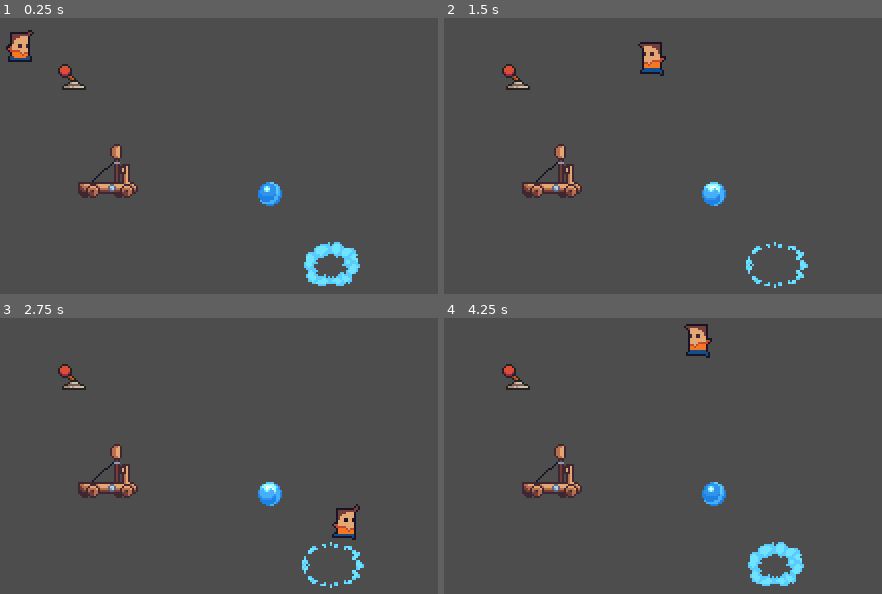
Above: before the commit, frames 1-4 (two rows, left to right).
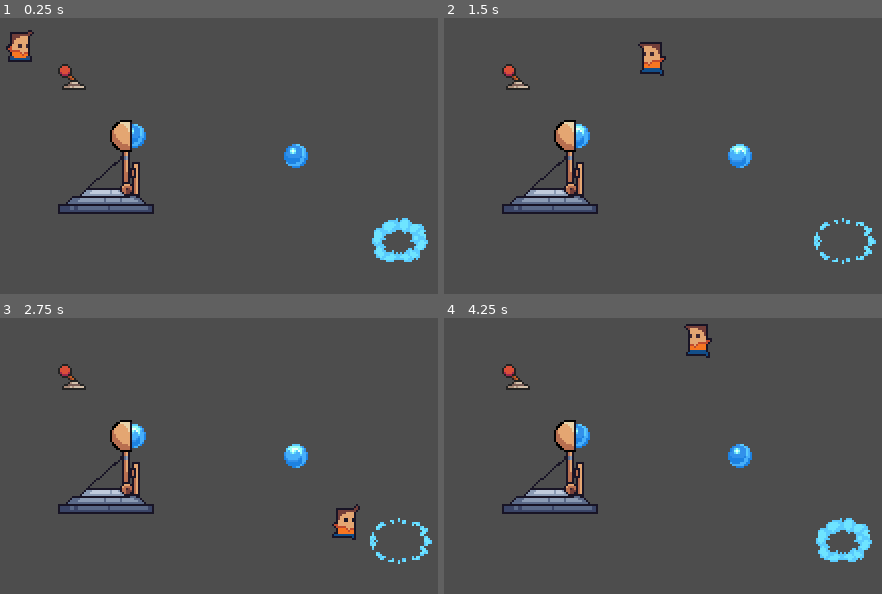
Above: after the commit, the same moments.

Repository: tiagobonetti/scaling-up
Game: Godot game, scene res://world.tscn
The game is run twice, just before and just after one commit, with the same random seed, the same clock (stepped at 60 frames per second) and the same inputs.
Inputs:
- Up to frame 1 (0.25 s): no input
- Up to frame 2 (1.5 s): hold Right (ui_right) 0.53-1.28 s; hold Down (ui_down) from 1.28 s (still down)
- Up to frame 3 (2.75 s): release Down (ui_down) at 2.03 s; hold Right (ui_right) from 2.03 s (still down)
- Up to frame 4 (4.25 s): release Right (ui_right) at 2.78 s; hold Up (ui_up) 2.78-3.53 s; hold Left (ui_left) from 3.53 s (still down)

The runs differ from the first frame. In frame 1, 6.3% of the frame differs, in the area x 13-98%, y 36-98%; in frame 2, 4.8%; in frame 3, 4.8%; in frame 4, 6.3%.
Error after the commit: Parse Error: Expected indented block after function declaration. (res://catapult.gd:15)

Commit message:
Update to magical catapult

Diff:
--- a/catapult.gd
+++ b/catapult.gd
@@ -1,11 +1,15 @@
-extends RigidBody2D
+extends StaticBody2D
 
+var animationPlayer = null
 
 # Called when the node enters the scene tree for the first time.
 func _ready():
-	pass # Replace with function body.
+	animationPlayer = $AnimationPlayer
+
+	if animationPlayer != null:
+		animationPlayer.play("Charge")
+	else:
+		pass
 
 
-# Called every frame. 'delta' is the elapsed time since the previous frame.
-func _process(delta):
-	pass
+func _physics_process(delta):
--- a/catapult.tscn
+++ b/catapult.tscn
@@ -1,9 +1,25 @@
-[gd_scene load_steps=8 format=3 uid="uid://djoja3nbfjxgd"]
+[gd_scene load_steps=7 format=3 uid="uid://djoja3nbfjxgd"]
 
 [ext_resource type="Script" path="res://catapult.gd" id="1_h238y"]
-[ext_resource type="Texture2D" uid="uid://l51441wjo5ag" path="res://Environments/Catapult.png" id="1_jr7mj"]
+[ext_resource type="Texture2D" uid="uid://bldf0rchf02xw" path="res://Environments/Magic_catapult.png" id="2_n1aq1"]
 
-[sub_resource type="Animation" id="Animation_ypjkn"]
+[sub_resource type="Animation" id="Animation_m4bxf"]
+resource_name = "Charge"
+length = 0.5
+tracks/0/type = "value"
+tracks/0/imported = false
+tracks/0/enabled = true
+tracks/0/path = NodePath(".:frame")
+tracks/0/interp = 1
+tracks/0/loop_wrap = true
+tracks/0/keys = {
+"times": PackedFloat32Array(0, 0.2, 0.4),
+"transitions": PackedFloat32Array(1, 1, 1),
+"update": 1,
+"values": [0, 1, 2]
+}
+
+[sub_resource type="Animation" id="Animation_lfwlw"]
 length = 0.001
 tracks/0/type = "value"
 tracks/0/imported = false
@@ -18,9 +34,10 @@
 "values": [0]
 }
 
-[sub_resource type="Animation" id="Animation_qwp2e"]
-resource_name = "charge"
-length = 0.5
+[sub_resource type="Animation" id="Animation_exjfc"]
+resource_name = "Launch"
+length = 0.4
+loop_mode = 2
 tracks/0/type = "value"
 tracks/0/imported = false
 tracks/0/enabled = true
@@ -28,45 +45,25 @@
 tracks/0/interp = 1
 tracks/0/loop_wrap = true
 tracks/0/keys = {
-"times": PackedFloat32Array(0, 0.2, 0.4),
-"transitions": PackedFloat32Array(1, 1, 1),
+"times": PackedFloat32Array(0, 0.1, 0.2, 0.3),
+"transitions": PackedFloat32Array(1, 1, 1, 1),
 "update": 1,
-"values": [0, 1, 2]
-}
-
-[sub_resource type="Animation" id="Animation_x1c2k"]
-resource_name = "launch"
-length = 0.3
-tracks/0/type = "value"
-tracks/0/imported = false
-tracks/0/enabled = true
-tracks/0/path = NodePath(".:frame")
-tracks/0/interp = 1
-tracks/0/loop_wrap = true
-tracks/0/keys = {
-"times": PackedFloat32Array(0, 0.1, 0.2),
-"transitions": PackedFloat32Array(1, 1, 1),
-"update": 1,
-"values": [3, 4, 5]
+"values": [3, 4, 5, 0]
 }
 
 [sub_resource type="AnimationLibrary" id="AnimationLibrary_4iq6t"]
 _data = {
-"RESET": SubResource("Animation_ypjkn"),
-"charge": SubResource("Animation_qwp2e"),
-"launch": SubResource("Animation_x1c2k")
+"Charge": SubResource("Animation_m4bxf"),
+"Launch": SubResource("Animation_exjfc"),
+"RESET": SubResource("Animation_lfwlw")
 }
 
-[sub_resource type="RectangleShape2D" id="RectangleShape2D_vu3ky"]
-size = Vector2(30, 8)
-
-[node name="Catapult" type="RigidBody2D"]
+[node name="Catapult" type="StaticBody2D"]
 script = ExtResource("1_h238y")
 metadata/_edit_group_ = true
 
 [node name="Sprite2D" type="Sprite2D" parent="."]
-texture = ExtResource("1_jr7mj")
-flip_h = true
+texture = ExtResource("2_n1aq1")
 hframes = 6
 
 [node name="AnimationPlayer" type="AnimationPlayer" parent="Sprite2D"]
@@ -74,6 +71,6 @@
 "": SubResource("AnimationLibrary_4iq6t")
 }
 
-[node name="CollisionShape2D" type="CollisionShape2D" parent="."]
-position = Vector2(1, 12)
-shape = SubResource("RectangleShape2D_vu3ky")
+[node name="CollisionShape2D" type="CollisionPolygon2D" parent="."]
+position = Vector2(0.5, 18)
+polygon = PackedVector2Array(-24.5, 6, 23.5, 6, 23.5, 1, 19.5, 1, 16.5, -3, 16.5, -7, -9.5, -7, -13.5, -3, -16.5, -3, -20.5, 1, -24.5, 1)
--- a/world.tscn
+++ b/world.tscn
@@ -121,15 +121,18 @@
 position = Vector2(0, 2)
 shape = SubResource("CircleShape2D_e78jn")
 
-[node name="Catapult" parent="." instance=ExtResource("4_qplka")]
-position = Vector2(110, 96)
+[node name="Product" parent="." instance=ExtResource("6_ask0n")]
+position = Vector2(124, 81)
 mass = 0.01
 gravity_scale = 2.66454e-15
 
+[node name="Catapult" parent="." instance=ExtResource("4_qplka")]
+position = Vector2(110, 96)
+
 [node name="Hit" parent="." instance=ExtResource("5_7ipxa")]
-position = Vector2(223, 146)
+position = Vector2(257, 134)
 
-[node name="Product" parent="." instance=ExtResource("6_ask0n")]
-position = Vector2(192, 110)
+[node name="Product2" parent="." instance=ExtResource("6_ask0n")]
+position = Vector2(205, 91)
 mass = 0.01
 gravity_scale = 2.66454e-15
Binary file added: Environments/Magic_catapult.png
Not shown, added: Environments/Magic_catapult.png.import
